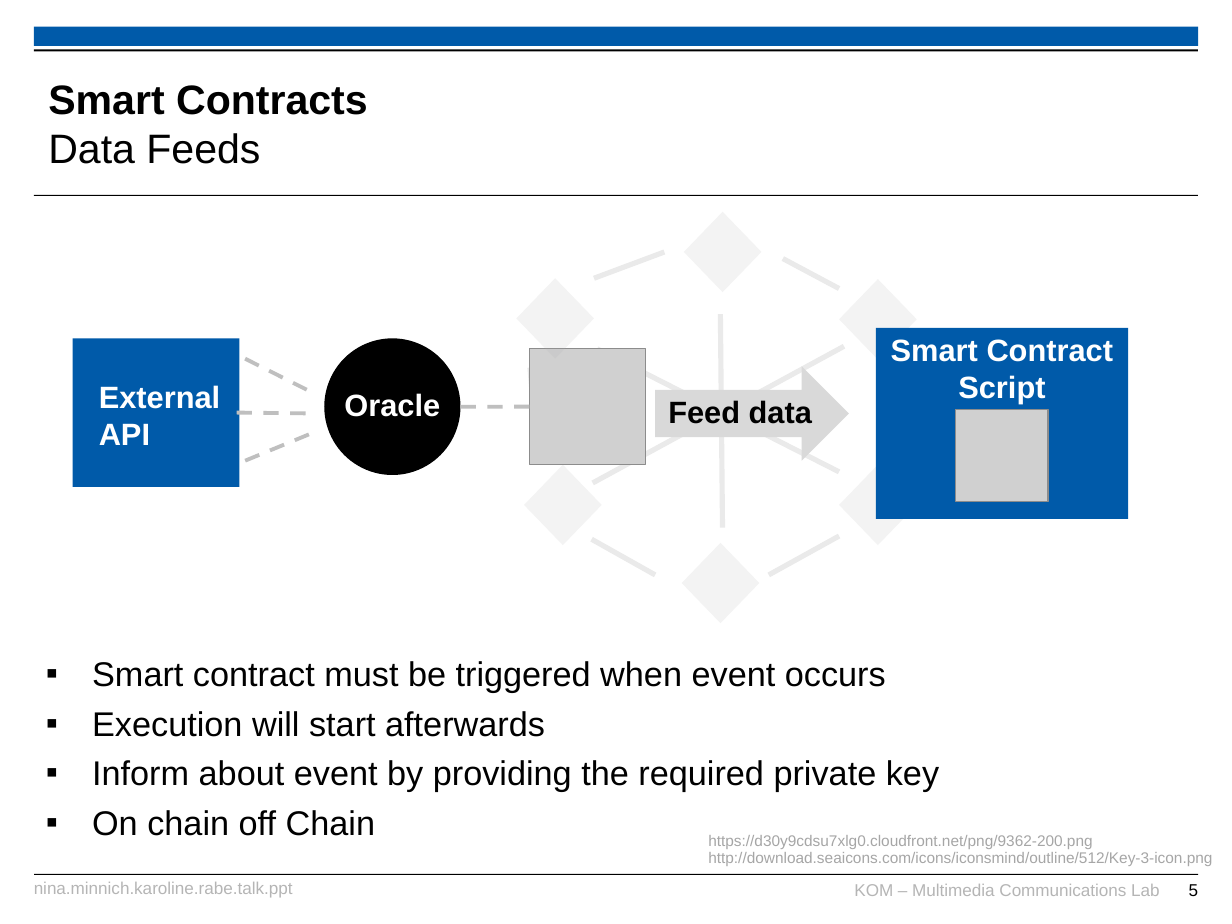
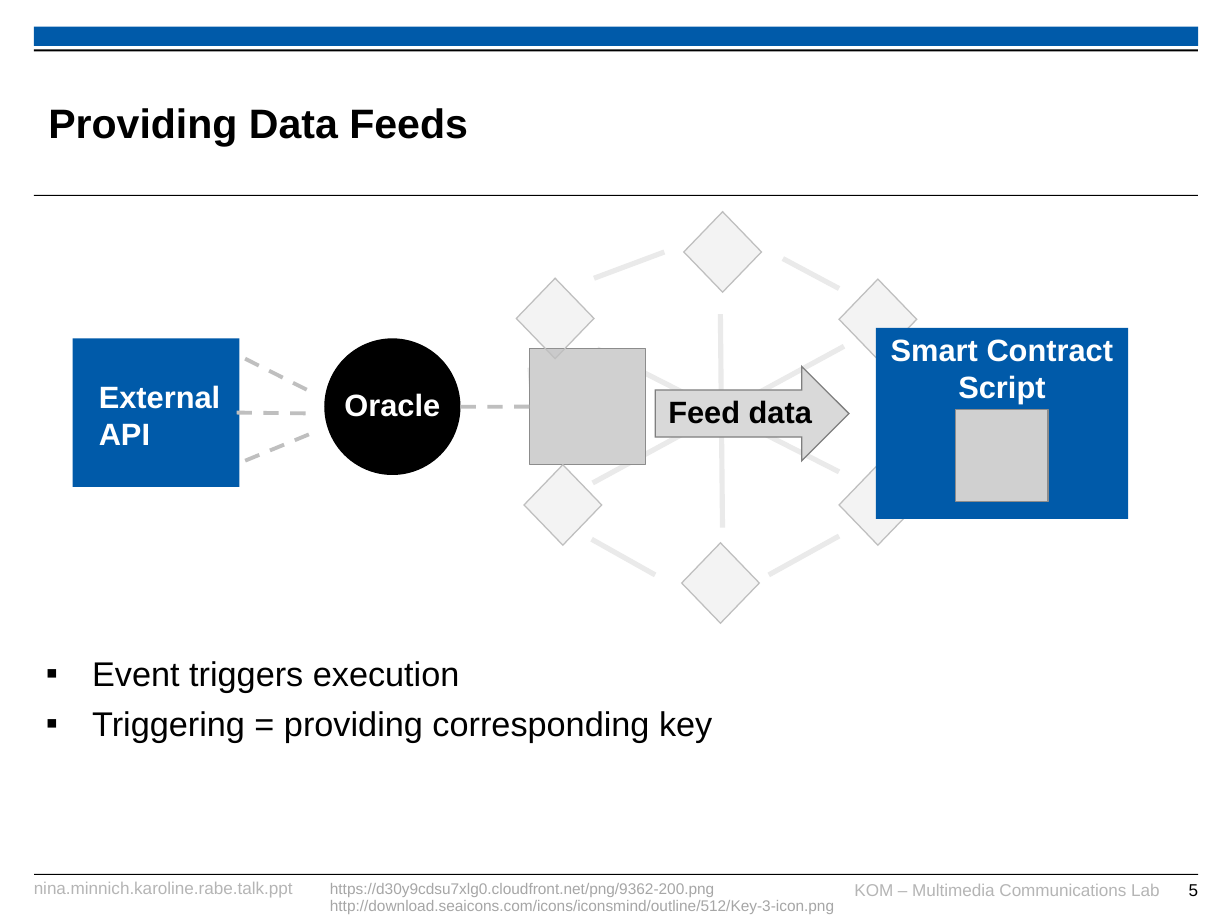
Before and after one commit to karopp/AFTIR, a slide deck: slide 5 of Nina.Minnich.Karoline.Rabe.talk.ppt. Drawn at 1232x924 pixels with LibreOffice and Linux fonts; fonts in the diff are those of the drawing; grey boxes stand for pictures; background and template pictures are left out. Boxes give left, top, right and bottom in pixels: in the first picture for what was removed or moved away, otherwise in the second. Text is boxed around its words. In the diff, an @@ line names an element or a change of style, - is before the commit and + after.

```diff
--- a/Nina.Minnich.Karoline.Rabe.talk.ppt
+++ b/Nina.Minnich.Karoline.Rabe.talk.ppt
@@ title at bbox=[48, 108, 468, 147]: text changed @@
-Smart Contracts
-Data Feeds
+Providing Data Feeds
@@ right arrow "Feed data" at bbox=[655, 366, 849, 461]: outline none to #7F7F7F 0.74 pt @@
@@ outline none to #BFBFBF 0.74 pt in 6 elements at bbox=[839, 464, 917, 545], bbox=[839, 280, 917, 360], bbox=[684, 212, 761, 292], bbox=[516, 278, 594, 359], bbox=[524, 464, 601, 545], bbox=[681, 543, 759, 623] @@
@@ text at bbox=[92, 661, 712, 742]: text changed @@
-▪ Smart contract must be triggered when event occurs
-▪ Execution will start afterwards
-▪ Inform about event by providing the required private key
-▪ On chain off Chain
+▪ Event triggers execution
+▪ Triggering = providing corresponding key
@@ text "https://d30y9cdsu7xlg0.cloudfront.net/png/9362-200.png": place and size @@
-text "https://d30y9cdsu7xlg0.cloudfront.net/png/9362-200.png" at bbox=[708, 835, 1212, 866]
+text "https://d30y9cdsu7xlg0.cloudfront.net/png/9362-200.png" at bbox=[330, 883, 834, 914]
```
Also in this commit, not shown: 6 other slides changed, 2 slides added, 1 other file.
